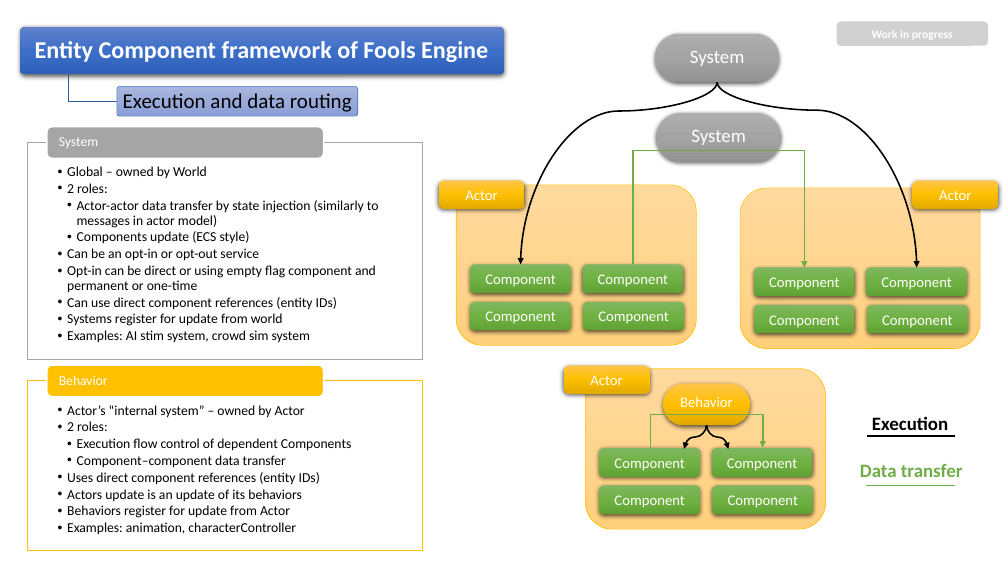
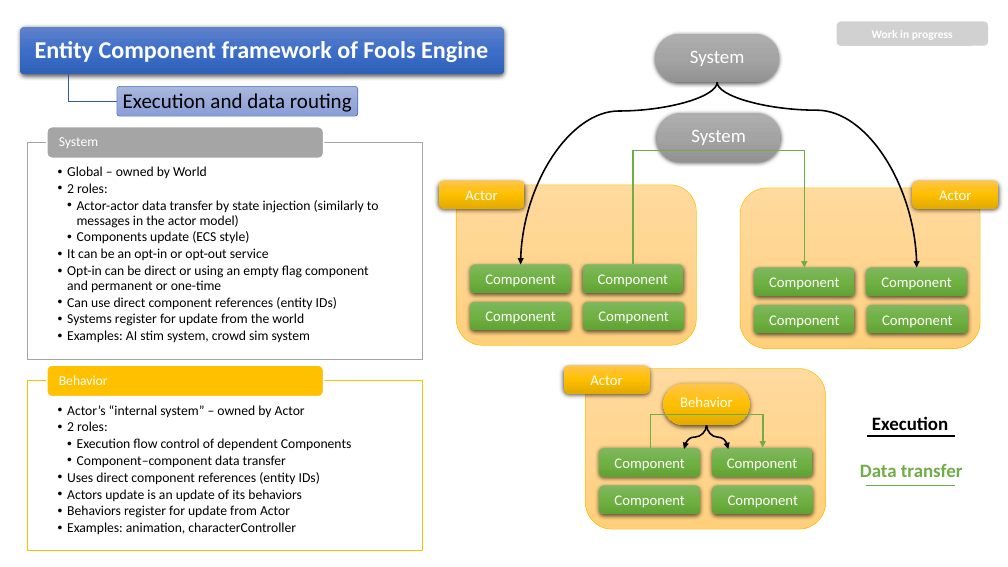
Before and after one commit to pawel-kaleta/FoolsEngine, a slide deck: slide 14 of Documentation/Entity Component Framework.pptx. Drawn at 1008x567 pixels with LibreOffice and Linux fonts; fonts in the diff are those of the drawing. Boxes give left, top, right and bottom in pixels: in the first picture for what was removed or moved away, otherwise in the second. Text is boxed around its words. In the diff, an @@ line names an element or a change of style, - is before the commit and + after.

```diff
--- a/Documentation/Entity Component Framework.pptx
+++ b/Documentation/Entity Component Framework.pptx
@@ text at [77,200,379,228]: text changed @@
-    • Actor-actor data transfer by state injection (similarly to messages in actor model)
+    • Actor-actor data transfer by state injection (similarly to messages in the actor model)
@@ text at [67,248,369,293]: text changed @@
-  • Can be an opt-in or opt-out service
-  • Opt-in can be direct or using empty flag component and permanent or one-time
+  • It can be an opt-in or opt-out service
+  • Opt-in can be direct or using an empty flag component and permanent or one-time
@@ text at [67,313,304,326]: text changed @@
-  • Systems register for update from world
+  • Systems register for update from the world
```
Also in this commit, not shown: 6 other slides changed, 49 other files.
